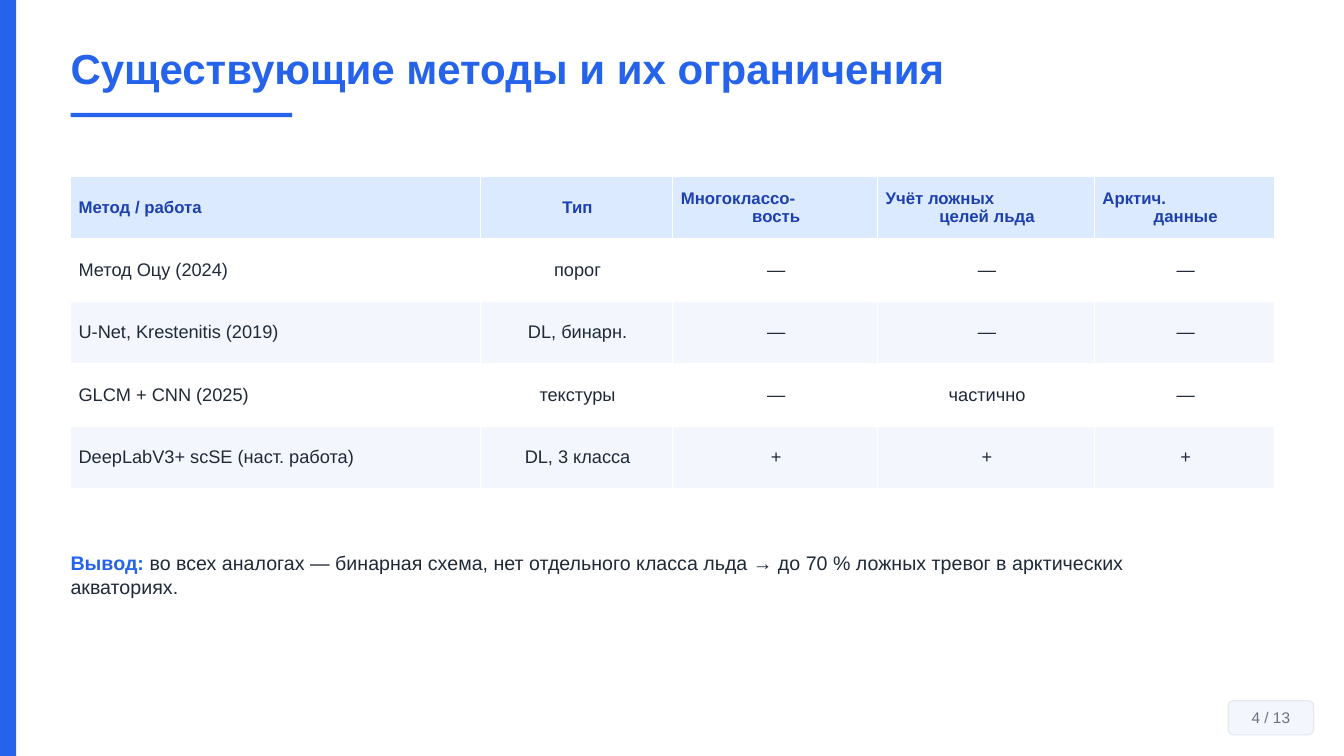
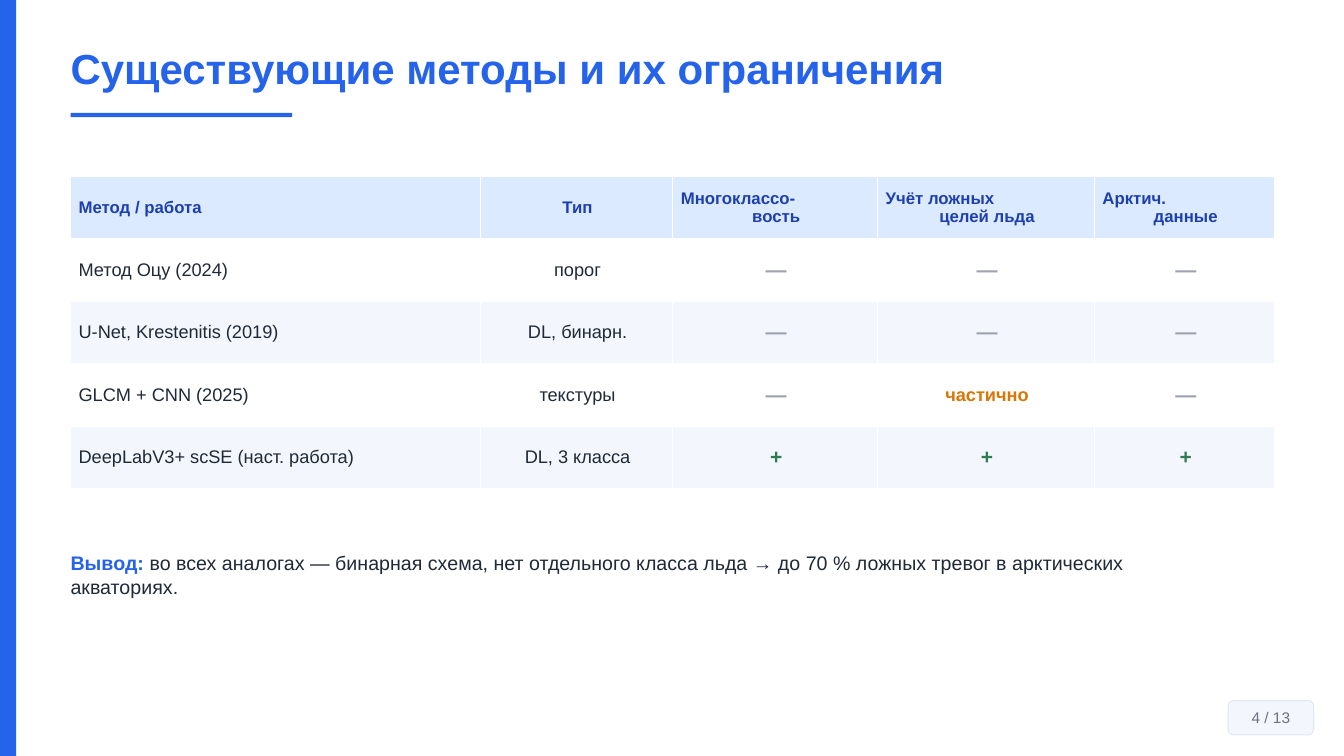
Before and after one commit to Confucius-hub/spbu_db_hw, a slide deck: slide 4 of thesis/vkr_final/Презентация_Финал_Байханов_2026.pptx. Drawn at 1344x756 pixels with LibreOffice and Linux fonts; fonts in the diff are those of the drawing. Boxes give left, top, right and bottom in pixels: in the first picture for what was removed or moved away, otherwise in the second. Text is boxed around its words. In the diff, an @@ line names an element or a change of style, - is before the commit and + after.

```diff
--- a/thesis/vkr_final/Презентация_Финал_Байханов_2026.pptx
+++ b/thesis/vkr_final/Презентация_Финал_Байханов_2026.pptx
@@ table at (71, 176, 1274, 489) @@
@@ size 13 to 15 pt in "—", "—", "—", "—" and 7 more places @@
@@ text colour #1F2937 to #9CA3AF in "—", "—", "—", "—" and 4 more places @@
@@ bold on in "—", "—", "—", "—" and 8 more places @@
@@ text colour #1F2937 to #D97706 in "частично" @@
@@ text colour #1F2937 to #2E7D52 in "+", "+", "+" @@
```
Also in this commit, not shown: 1 other slide changed, 5 other files.
